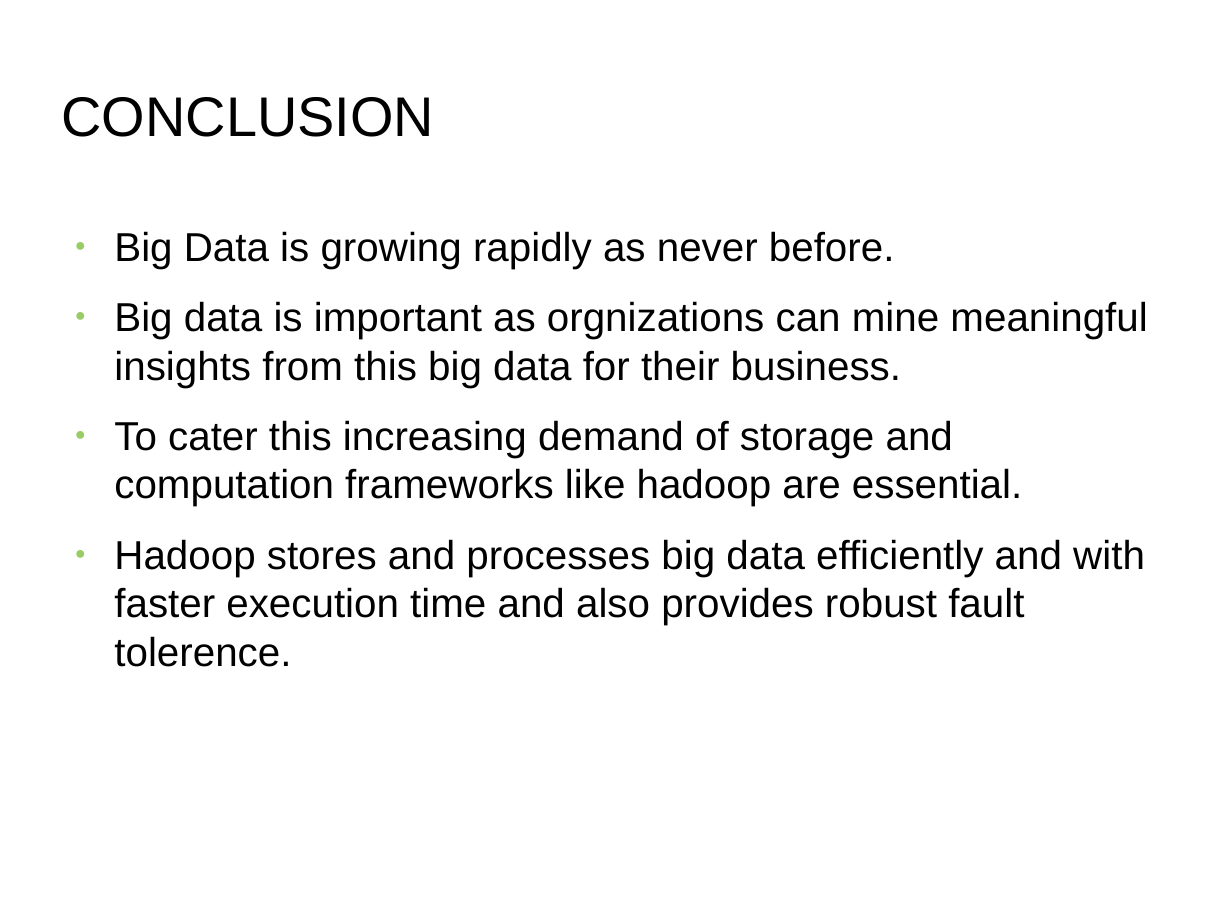
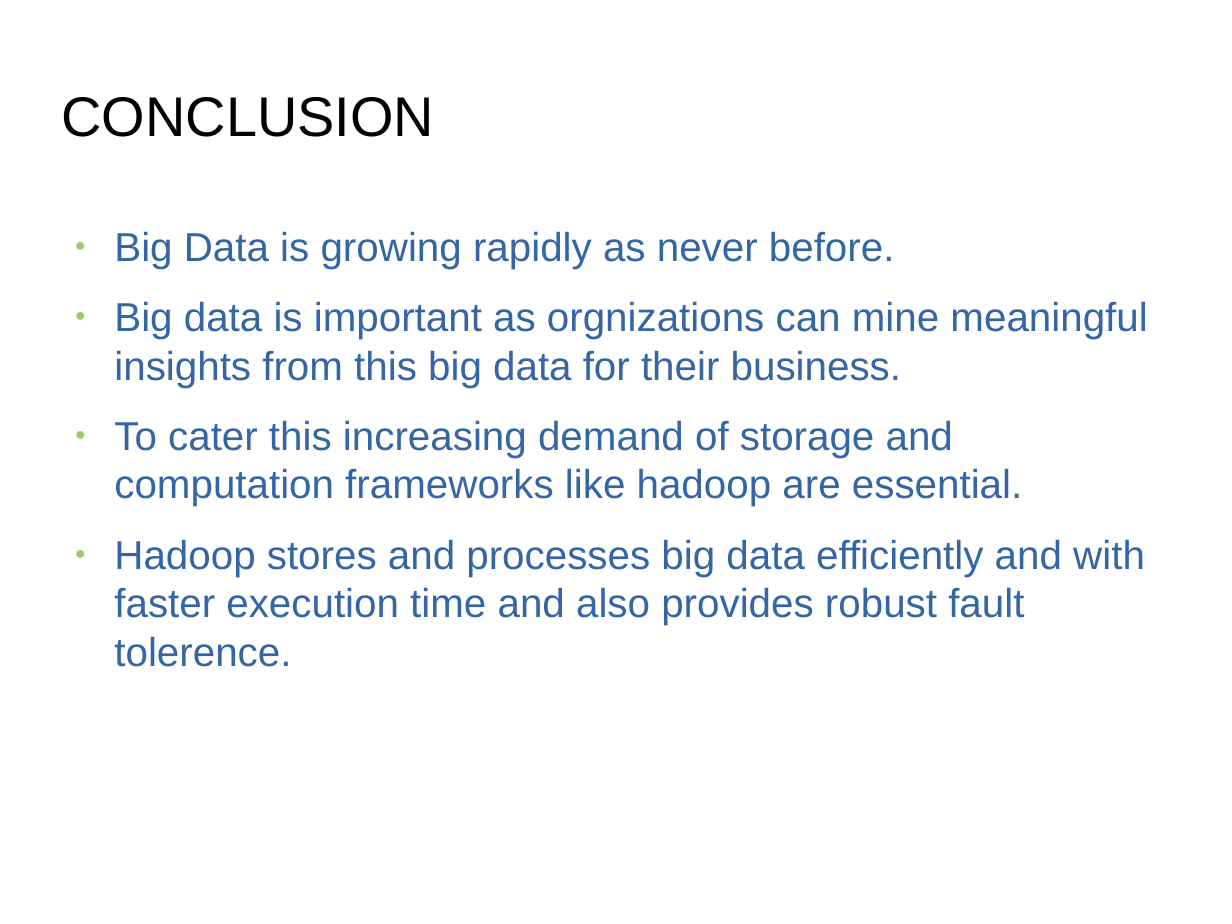
Before and after one commit to G-Sudarshan/Big-Data-and-Hadoop, a slide deck: slide 18 of Big Data & Hadoop by G Sudarshan.odp. Drawn at 1232x924 pixels with LibreOffice and Linux fonts; fonts in the diff are those of the drawing; background and template pictures are left out. Boxes give left, top, right and bottom in pixels: in the first picture for what was removed or moved away, otherwise in the second. Text is boxed around its words. In the diff, an @@ line names an element or a change of style, - is before the commit and + after.

```diff
--- a/Big Data & Hadoop by G Sudarshan.odp
+++ b/Big Data & Hadoop by G Sudarshan.odp
@@ text "Big Data is growing rapidly ..." at [114,231,1147,667]: text colour #000000 to #3465A4 @@
```
